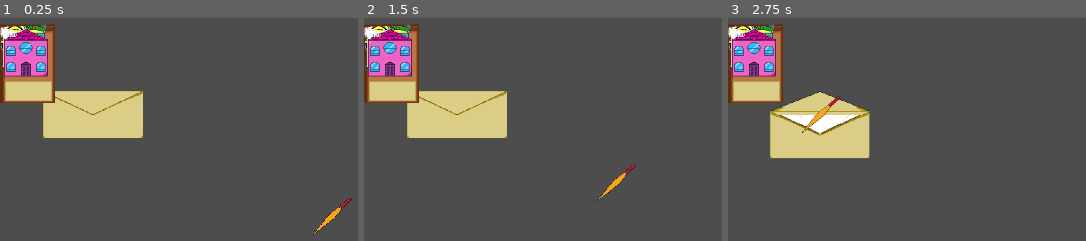
Above: before the commit, frames 1-3 (left to right).
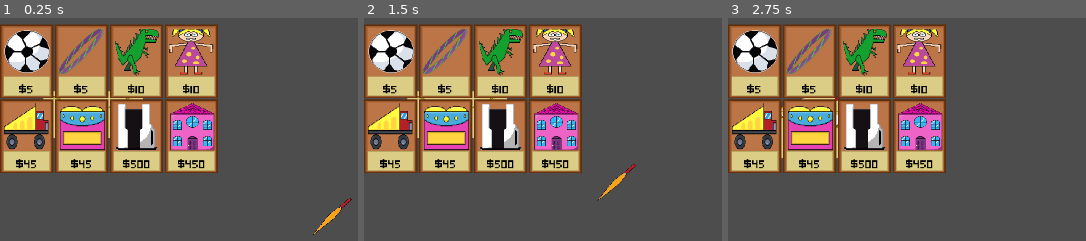
Above: after the commit, the same moments.

Repository: Formvoid-83/Intercambio_para_llevar
Game: Godot game, scene res://Scenes/workshop.tscn
Same seed, same stepped clock (60 frames per second), same inputs: the game is played once before the commit and once after it.
Inputs (mouse positions are in pixels of both pictures, inside the frame that each line leads up to):
- Up to frame 1 (0.25 s): no input
- Up to frame 2 (1.5 s): tap Enter at 0.5 s; drag from (457, 113) to (696, 216) at 0.52 s; tap Space at 1.25 s; drag from (696, 216) to (457, 113) at 1.27 s
- Up to frame 3 (2.75 s): tap Enter at 2 s; move the mouse to (728, 24) at 2.02 s; click (728, 24) at 2.17 s

The runs differ from the first frame. In frame 1, 38% of the frame differs, in the area x 0-61%, y 2-70%; in frame 2, 38%; in frame 3, 38%.
Error in both runs: Cannot call method 'instantiate' on a null value. (res://Scripts/workshop.gd:39)

Commit message:
Correct dimentions for the gift grid

Diff:
--- a/Scenes/inventory_cell.tscn
+++ b/Scenes/inventory_cell.tscn
@@ -1,26 +1,59 @@
-[gd_scene load_steps=2 format=3 uid="uid://dphdif1h5gp4g"]
+[gd_scene load_steps=3 format=3 uid="uid://dphdif1h5gp4g"]
 
 [ext_resource type="Script" uid="uid://cl2sexoux47ue" path="res://Scripts/inventory_cell.gd" id="1_jx5ob"]
+[ext_resource type="FontFile" uid="uid://c32r2eo3o2baq" path="res://Assets/Fonts/pixeled/Pixeled.ttf" id="2_6kbkq"]
 
 [node name="InventoryCell" type="Control"]
+custom_minimum_size = Vector2(128, 176)
 layout_mode = 3
 anchors_preset = 0
 script = ExtResource("1_jx5ob")
 
 [node name="Background" type="TextureRect" parent="."]
 z_index = 1
-layout_mode = 0
-offset_right = 40.0
-offset_bottom = 40.0
+custom_minimum_size = Vector2(128, 176)
+layout_mode = 1
+anchors_preset = 8
+anchor_left = 0.5
+anchor_top = 0.5
+anchor_right = 0.5
+anchor_bottom = 0.5
+offset_left = -20.0
+offset_top = -20.0
+offset_right = 20.0
+offset_bottom = 20.0
+grow_horizontal = 2
+grow_vertical = 2
 
 [node name="ToyIcon" type="TextureRect" parent="."]
 z_index = 2
-layout_mode = 0
-offset_right = 40.0
-offset_bottom = 40.0
+custom_minimum_size = Vector2(112, 112)
+layout_mode = 1
+anchors_preset = 5
+anchor_left = 0.5
+anchor_right = 0.5
+offset_left = -56.0
+offset_top = 10.0
+offset_right = 56.0
+offset_bottom = 122.0
+grow_horizontal = 2
 
 [node name="PriceLabel" type="Label" parent="."]
 z_index = 3
-layout_mode = 0
-offset_right = 40.0
-offset_bottom = 23.0
+custom_minimum_size = Vector2(40, 10)
+layout_mode = 1
+anchors_preset = 7
+anchor_left = 0.5
+anchor_top = 1.0
+anchor_right = 0.5
+anchor_bottom = 1.0
+offset_left = -20.0
+offset_top = -46.0
+offset_right = 20.0
+grow_horizontal = 2
+grow_vertical = 0
+theme_override_colors/font_color = Color(0, 0, 0, 1)
+theme_override_colors/font_outline_color = Color(0.9955804, 0.99558026, 0.99558026, 1)
+theme_override_fonts/font = ExtResource("2_6kbkq")
+horizontal_alignment = 1
+vertical_alignment = 2
--- a/Scenes/inventory_panel.tscn
+++ b/Scenes/inventory_panel.tscn
@@ -18,4 +18,4 @@
 layout_mode = 0
 offset_right = 40.0
 offset_bottom = 40.0
-columns = 2
+columns = 4
Binary file added: Assets/Fonts/pixeled/Pixeled.ttf
Not shown, added: Assets/Fonts/pixeled/Pixeled.ttf.import
